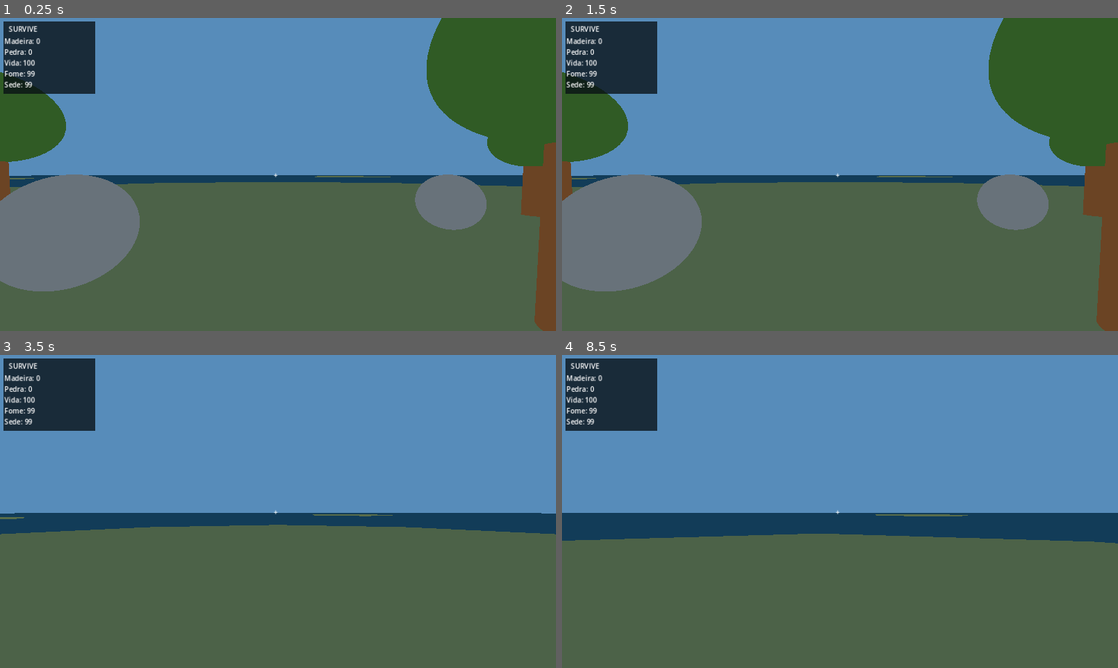
Above: before the commit, frames 1-4 (two rows, left to right).
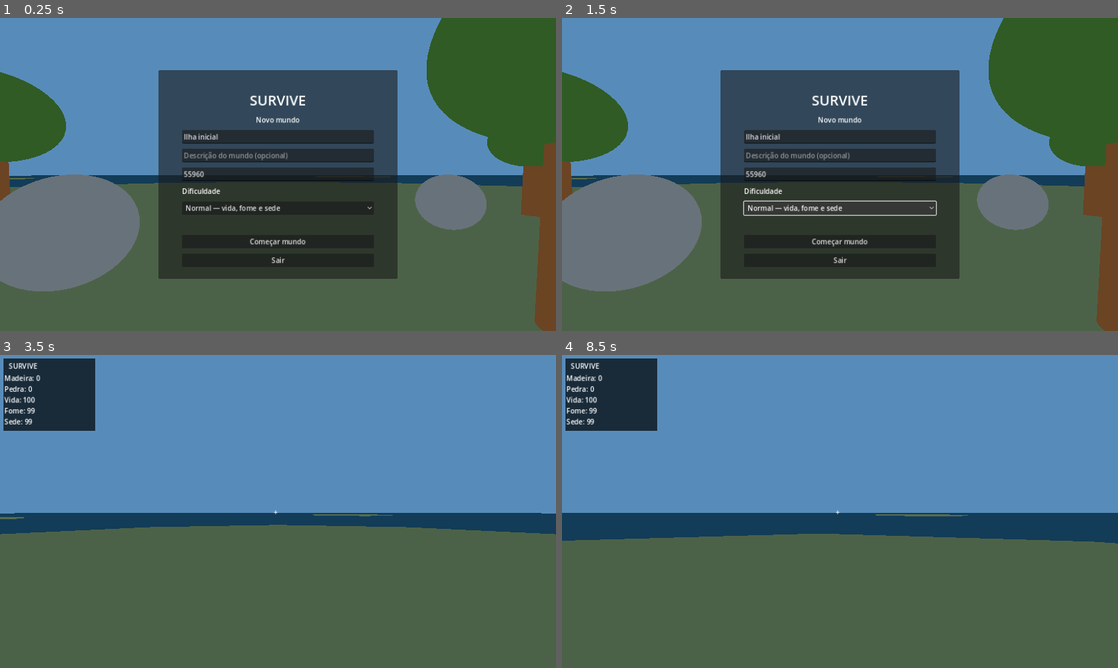
Above: after the commit, the same moments.

Repository: Thiago142007/Survive
Game: Godot game, scene res://scenes/main.tscn
The game is run twice, just before and just after one commit, with the same random seed, the same clock (stepped at 60 frames per second) and the same inputs.
Inputs (mouse positions are in pixels of both pictures, inside the frame that each line leads up to):
- Up to frame 1 (0.25 s): no input
- Up to frame 2 (1.5 s): click (840, 208) at 0.5 s, where only the run after the commit has a clickable "Normal — vida, fome e sede"; click (840, 208) at 1.25 s, where only the run after the commit has a clickable "Normal — vida, fome e sede"
- Up to frame 3 (3.5 s): click (278, 577) at 2 s, where only the run after the commit has a clickable "Começar mundo"; tap Enter at 2.75 s; move the mouse to (305, 511) at 2.77 s; hold W (move_forward) from 2.78 s (still down); hold E (interact) from 2.78 s (still down); tap Space (jump) at 3.02 s
- Up to frame 4 (8.5 s): move the mouse to (812, 511) at 3.52 s; release E (interact) at 3.53 s; tap 1 (place_foundation) at 3.6 s; tap Space (jump) at 3.77, 5.27, 6.02, 6.5, 6.77, 8.27 s; move the mouse to (851, 505) at 4.27 s; hold X (remove_piece) 4.28-5.03 s; move the mouse to (834, 517) at 5.02 s; tap R (rotate_x) at 5.1 s; move the mouse to (878, 514) at 5.77 s; hold T (rotate_y) 5.78-6.53 s; move the mouse to (795, 508) at 6.52 s; tap V (toggle_camera) at 6.6 s; move the mouse to (845, 511) at 7.27 s; hold Shift 7.28-8.03 s; tap Enter at 8 s; move the mouse to (817, 505) at 8.02 s; release W (move_forward) at 8.03 s; hold D (move_right) from 8.03 s (still down); tap E (interact) at 8.1 s

The runs differ from the first frame. In frame 1, 32% of the frame differs, in the area x 0-72%, y 1-84%; in frame 2, 32%; in frame 3, less than 0.1%; in frame 4, less than 0.1%.

Commit message:
feat: add world creation and difficulty selection

Diff:
--- a/scenes/hud/hud.tscn
+++ b/scenes/hud/hud.tscn
@@ -59,6 +59,14 @@
 offset_bottom = 155.0
 text = "Sede: 100"
 
+[node name="EnergyLabel" type="Label" parent="Root"]
+offset_left = 10.0
+offset_top = 167.0
+offset_right = 200.0
+offset_bottom = 192.0
+text = "Energia: 100"
+visible = false
+
 [node name="Crosshair" type="Label" parent="Root"]
 anchors_preset = 8
 anchor_left = 0.5
--- a/scenes/main.tscn
+++ b/scenes/main.tscn
@@ -6,6 +6,7 @@
 [ext_resource type="PackedScene" path="res://scenes/world/tree.tscn" id="4_tree"]
 [ext_resource type="PackedScene" path="res://scenes/world/rock.tscn" id="5_rock"]
 [ext_resource type="PackedScene" path="res://scenes/hud/hud.tscn" id="6_hud"]
+[ext_resource type="PackedScene" path="res://scenes/ui/main_menu.tscn" id="7_menu"]
 
 [sub_resource type="Environment" id="Environment_env"]
 background_mode = 1
@@ -56,3 +57,5 @@
 transform = Transform3D(1, 0, 0, 0, 1, 0, 0, 0, 1, 5, 0, -6)
 
 [node name="HUD" parent="." instance=ExtResource("6_hud")]
+
+[node name="MainMenu" parent="." instance=ExtResource("7_menu")]
--- /dev/null
+++ b/scenes/ui/main_menu.tscn
@@ -0,0 +1,68 @@
+[gd_scene load_steps=2 format=3]
+
+[ext_resource type="Script" path="res://scripts/ui/main_menu.gd" id="1_menu"]
+
+[node name="MainMenu" type="CanvasLayer"]
+script = ExtResource("1_menu")
+
+[node name="Panel" type="Panel" parent="."]
+offset_left = 365.0
+offset_top = 120.0
+offset_right = 915.0
+offset_bottom = 600.0
+
+[node name="Margin" type="MarginContainer" parent="Panel"]
+offset_left = 32.0
+offset_top = 28.0
+offset_right = 518.0
+offset_bottom = 452.0
+theme_override_constants/margin_left = 22
+theme_override_constants/margin_top = 18
+theme_override_constants/margin_right = 22
+theme_override_constants/margin_bottom = 18
+
+[node name="VBox" type="VBoxContainer" parent="Panel/Margin"]
+theme_override_constants/separation = 12
+
+[node name="Title" type="Label" parent="Panel/Margin/VBox"]
+text = "SURVIVE"
+theme_override_font_sizes/font_size = 32
+horizontal_alignment = 1
+
+[node name="Subtitle" type="Label" parent="Panel/Margin/VBox"]
+text = "Novo mundo"
+horizontal_alignment = 1
+
+[node name="NameInput" type="LineEdit" parent="Panel/Margin/VBox"]
+placeholder_text = "Nome do mundo"
+text = "Ilha inicial"
+
+[node name="DescriptionInput" type="LineEdit" parent="Panel/Margin/VBox"]
+placeholder_text = "Descrição do mundo (opcional)"
+
+[node name="SeedInput" type="LineEdit" parent="Panel/Margin/VBox"]
+placeholder_text = "Seed (vazio = aleatória)"
+text = "55960"
+editable = true
+
+[node name="DifficultyCaption" type="Label" parent="Panel/Margin/VBox"]
+text = "Dificuldade"
+
+[node name="DifficultyOption" type="OptionButton" parent="Panel/Margin/VBox"]
+item_count = 3
+selected = 1
+popup/item_0/text = "Fácil — vida e fome"
+popup/item_1/text = "Normal — vida, fome e sede"
+popup/item_2/text = "Difícil — vida, fome, sede e energia"
+
+[node name="ErrorLabel" type="Label" parent="Panel/Margin/VBox"]
+text = ""
+
+[node name="StartButton" type="Button" parent="Panel/Margin/VBox"]
+text = "Começar mundo"
+
+[node name="QuitButton" type="Button" parent="Panel/Margin/VBox"]
+text = "Sair"
+
+[connection signal="pressed" from="Panel/Margin/VBox/StartButton" to="." method="_on_start_pressed"]
+[connection signal="pressed" from="Panel/Margin/VBox/QuitButton" to="." method="_on_quit_pressed"]
--- a/scripts/core/main.gd
+++ b/scripts/core/main.gd
@@ -1,6 +1,23 @@
 extends Node
 # Autoload global. Referência ao jogador atual e configurações globais.
 var player: Node3D = null
+var world_name: String = "Meu mundo"
+var world_description: String = ""
+var world_seed: int = 55960
+var difficulty: String = "normal"
+var game_started: bool = false
+
+func configure_world(new_name: String, new_description: String, new_seed: int, new_difficulty: String) -> void:
+	world_name = new_name.strip_edges() if not new_name.strip_edges().is_empty() else "Meu mundo"
+	world_description = new_description.strip_edges()
+	world_seed = new_seed
+	difficulty = new_difficulty
+	game_started = true
+	var generator = get_tree().current_scene.get_node_or_null("IslandGenerator")
+	if generator and generator.has_method("apply_seed"):
+		generator.apply_seed(world_seed)
+	if player and player.has_method("configure_difficulty"):
+		player.configure_difficulty(difficulty)
 
 func _ready() -> void:
 	# Defer signal connection until the scene tree is fully ready
--- a/scripts/hud/hud.gd
+++ b/scripts/hud/hud.gd
@@ -8,6 +8,7 @@
 @onready var health_label: Label = $Root/HealthLabel
 @onready var hunger_label: Label = $Root/HungerLabel
 @onready var thirst_label: Label = $Root/ThirstLabel
+@onready var energy_label: Label = $Root/EnergyLabel
 
 var _inv_cache: Node = null
 
@@ -21,6 +22,9 @@
 		health_label.text = "Vida: %d" % Main.player.health
 		hunger_label.text = "Fome: %d" % Main.player.hunger
 		thirst_label.text = "Sede: %d" % Main.player.thirst
+		thirst_label.visible = Main.difficulty != "easy"
+		energy_label.visible = Main.difficulty == "hard"
+		energy_label.text = "Energia: %d" % Main.player.energy
 
 func show_message(text: String, duration: float = 2.0) -> void:
 	message_label.text = text
--- a/scripts/player/player.gd
+++ b/scripts/player/player.gd
@@ -16,6 +16,11 @@
 var health: float = 100.0
 var hunger: float = 100.0
 var thirst: float = 100.0
+var energy: float = 100.0
+var difficulty: String = "normal"
+var thirst_enabled: bool = true
+var energy_enabled: bool = false
+var hunger_rate_multiplier: float = 1.0
 
 signal survival_stats_changed(health: float, hunger: float, thirst: float)
 
@@ -25,6 +30,7 @@
 	health = max_health
 	hunger = max_hunger
 	thirst = max_thirst
+	configure_difficulty(Main.difficulty)
 
 func _unhandled_input(event: InputEvent) -> void:
 	if event is InputEventMouseMotion:
@@ -49,6 +55,8 @@
 	var input_dir := Input.get_vector("move_left", "move_right", "move_forward", "move_back")
 	var direction := (transform.basis * Vector3(input_dir.x, 0, input_dir.y)).normalized()
 	var current_speed := sprint_speed if Input.is_action_pressed("sprint") else speed
+	if energy_enabled and energy <= 0.0:
+		current_speed *= 0.55
 	if direction:
 		velocity.x = direction.x * current_speed
 		velocity.z = direction.z * current_speed
@@ -65,15 +73,34 @@
 func _update_survival(delta: float, current_speed: float) -> void:
 	var movement_cost := 0.015 if velocity.length() > 0.2 else 0.0
 	var sprint_cost := 0.025 if current_speed > speed else 0.0
-	hunger = clampf(hunger - delta * (0.035 + movement_cost + sprint_cost), 0.0, max_hunger)
-	thirst = clampf(thirst - delta * (0.055 + movement_cost * 1.5 + sprint_cost), 0.0, max_thirst)
-	if hunger <= 0.0 or thirst <= 0.0:
+	hunger = clampf(hunger - delta * (0.035 + movement_cost + sprint_cost) * hunger_rate_multiplier, 0.0, max_hunger)
+	if thirst_enabled:
+		thirst = clampf(thirst - delta * (0.055 + movement_cost * 1.5 + sprint_cost), 0.0, max_thirst)
+	else:
+		thirst = max_thirst
+	if energy_enabled:
+		var energy_drain := 0.0
+		if Input.is_action_pressed("sprint") and velocity.length() > 0.2:
+			energy_drain = 8.0
+		elif velocity.length() <= 0.2:
+			energy = minf(100.0, energy + delta * 5.0)
+		energy = clampf(energy - delta * energy_drain, 0.0, 100.0)
+	else:
+		energy = 100.0
+	var needs_empty := hunger <= 0.0 or (thirst_enabled and thirst <= 0.0)
+	if needs_empty:
 		health = maxf(0.0, health - delta * 2.0)
-	elif hunger > 60.0 and thirst > 60.0:
+	elif hunger > 60.0 and (not thirst_enabled or thirst > 60.0):
 		health = minf(max_health, health + delta * 0.35)
 	survival_stats_changed.emit(health, hunger, thirst)
 	if health <= 0.0:
 		_respawn()
+
+func configure_difficulty(new_difficulty: String) -> void:
+	difficulty = new_difficulty
+	thirst_enabled = difficulty != "easy"
+	energy_enabled = difficulty == "hard"
+	hunger_rate_multiplier = 0.55 if difficulty == "easy" else 1.0
 
 func _respawn() -> void:
 	global_position = Vector3(0.0, 2.0, 0.0)
--- /dev/null
+++ b/scripts/ui/main_menu.gd
@@ -0,0 +1,33 @@
+extends CanvasLayer
+
+@onready var name_input: LineEdit = $Panel/Margin/VBox/NameInput
+@onready var description_input: LineEdit = $Panel/Margin/VBox/DescriptionInput
+@onready var seed_input: LineEdit = $Panel/Margin/VBox/SeedInput
+@onready var difficulty_option: OptionButton = $Panel/Margin/VBox/DifficultyOption
+@onready var error_label: Label = $Panel/Margin/VBox/ErrorLabel
+
+func _ready() -> void:
+	process_mode = Node.PROCESS_MODE_ALWAYS
+	difficulty_option.select(1)
+	Input.mouse_mode = Input.MOUSE_MODE_VISIBLE
+	var hud = get_parent().get_node_or_null("HUD")
+	if hud:
+		hud.visible = false
+	get_tree().paused = true
+
+func _on_start_pressed() -> void:
+	var parsed_seed := int(seed_input.text)
+	if seed_input.text.strip_edges().is_empty():
+		parsed_seed = randi()
+	var difficulties := ["easy", "normal", "hard"]
+	var selected: String = String(difficulties[difficulty_option.selected])
+	Main.configure_world(name_input.text, description_input.text, parsed_seed, selected)
+	visible = false
+	var hud = get_parent().get_node_or_null("HUD")
+	if hud:
+		hud.visible = true
+	get_tree().paused = false
+	Input.mouse_mode = Input.MOUSE_MODE_CAPTURED
+
+func _on_quit_pressed() -> void:
+	get_tree().quit()
--- a/scripts/world/island_generator.gd
+++ b/scripts/world/island_generator.gd
@@ -10,6 +10,15 @@
 const WATER_SIZE := 900.0
 
 func _ready() -> void:
+	if Main:
+		seed = Main.world_seed
+	_generate_water()
+	_generate_islands()
+
+func apply_seed(new_seed: int) -> void:
+	seed = new_seed
+	for child in get_children():
+		child.free()
 	_generate_water()
 	_generate_islands()
 
